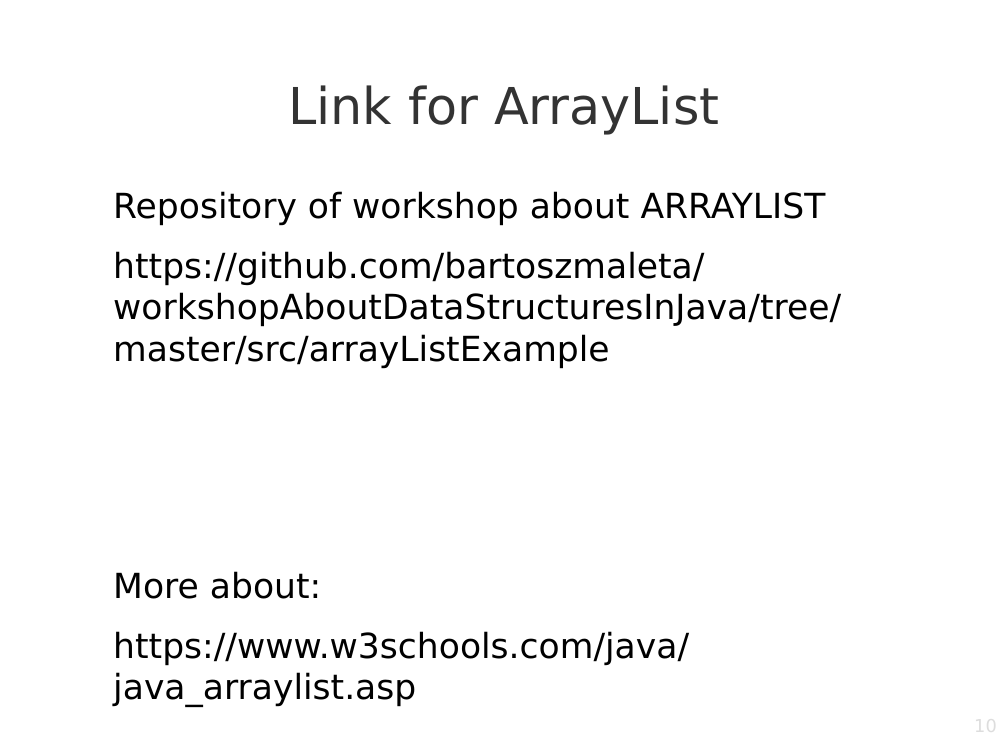
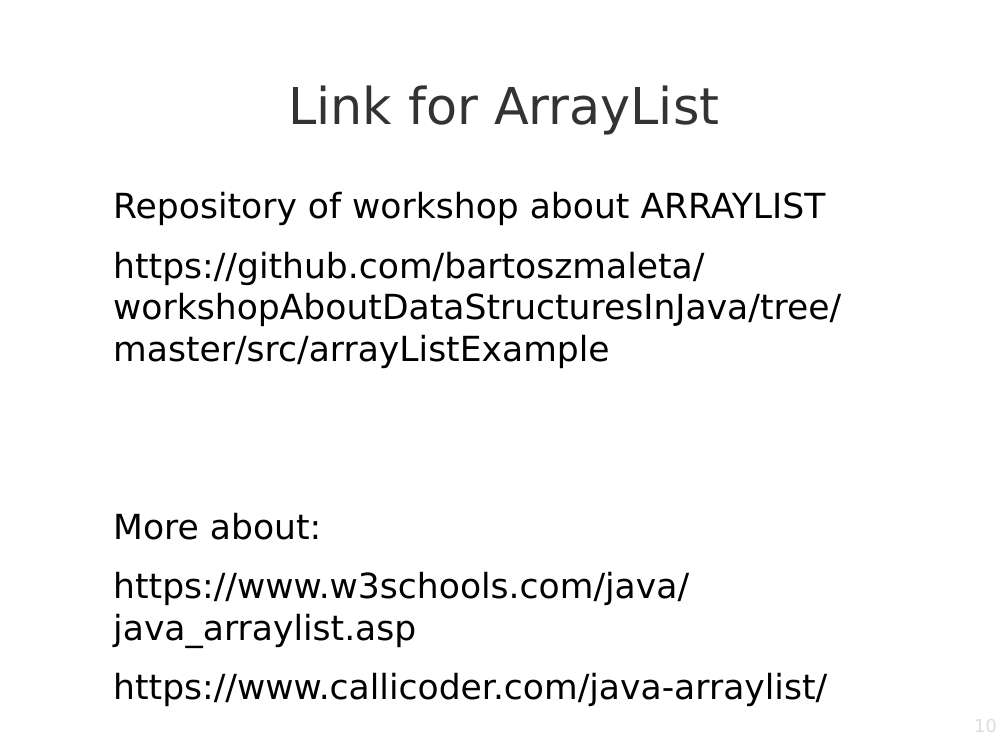
Before and after one commit to bartoszmaleta/workshopAboutDataStructuresInJava, a slide deck: slide 10 of presentationWorkshop.odp. Drawn at 1008x756 pixels with LibreOffice and Linux fonts; fonts in the diff are those of the drawing; background and template pictures are left out. Boxes give left, top, right and bottom in pixels: in the first picture for what was removed or moved away, otherwise in the second. Text is boxed around its words. In the diff, an @@ line names an element or a change of style, - is before the commit and + after.

Commit message:
Update presentation

```diff
--- a/presentationWorkshop.odp
+++ b/presentationWorkshop.odp
@@ text at box(113, 672, 827, 707): paragraph added @@
+https://www.callicoder.com/java-arraylist/
```
